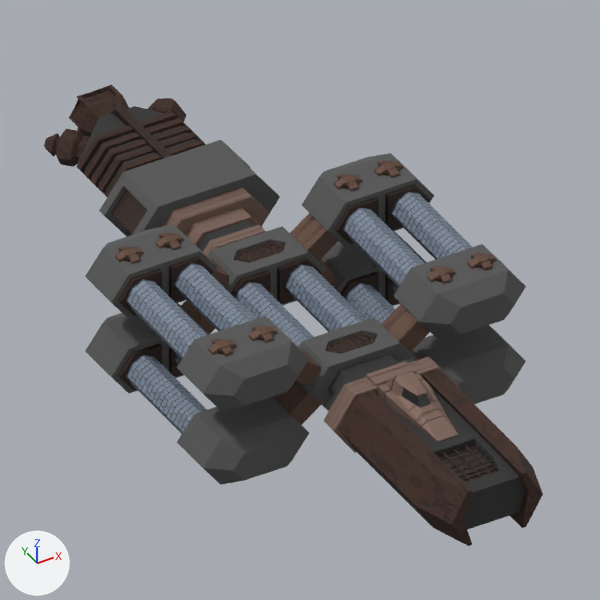
The Blender file Models/3.0_Cycles_ship_template.blend, before and after one commit.
Camera for both pictures: the file's camera 'Camera.002'. Every picture has the same lights, and +X, +Y and +Z are marked at lower left.
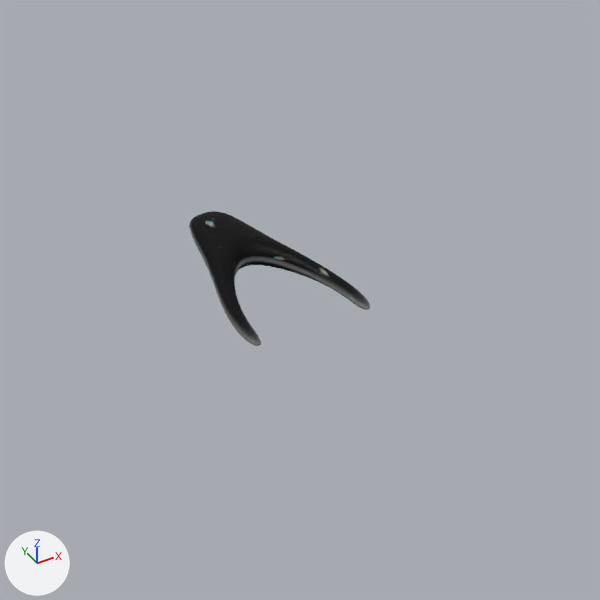
ob_empty is not drawn itself; it is used by a modifier of ob_cube_003, ob_cube_006, ob_cube_007, ob_cube_021, ob_cylinder, ob_cylinder_001, ob_cube_022, ob_cube_023.

Where the change shows, as pixel boxes [x1, y1, x2, y2] in the pictures (600 x 600 px):
'Cube.007', deleted: before [85, 153, 526, 485]
'Cube', reshaped, modifiers changed: before [99, 140, 280, 237]; after [189, 211, 370, 346]
'Cube.014', deleted: before [339, 369, 543, 546]
'Cube.008', deleted: before [126, 192, 472, 434]
'Cube.003', deleted: before [207, 226, 417, 411]
'Cube.009', deleted: before [174, 208, 424, 365]
'Cube.011', deleted: before [326, 357, 525, 530]
'Cube.006', deleted: before [181, 213, 430, 425]
'Cube.004', deleted: before [235, 265, 366, 347]
'Cube.018', deleted: before [76, 111, 206, 197]
'Cube.012', deleted: before [364, 361, 458, 442]
'Cube.005', deleted: before [162, 187, 269, 247]
'Cube.017', deleted: before [69, 85, 129, 137]
'Cube.013', deleted: before [324, 357, 460, 453]
'Cube.015', deleted: before [78, 106, 200, 191]
'Plane', deleted: before [44, 98, 186, 167]
'Cube.022', deleted: before [156, 173, 456, 343]
'Cube.023', deleted: before [115, 160, 496, 357]
'Cube.021', deleted: before [234, 242, 377, 354]
'Cube.010', deleted: before [328, 354, 397, 395]
'Cube.019', deleted: before [110, 107, 172, 159]
'Cube.002', deleted: before [203, 225, 266, 256]
'Cube.020', deleted: before [440, 445, 498, 482]
'Cube.001', deleted: before [198, 220, 254, 252]
'Cube.016', deleted: before [75, 136, 90, 163]
'Cylinder.001', deleted: before [119, 161, 492, 354]
'Cylinder', deleted: before [160, 177, 451, 341]
part 1 of me_cube_001, cut back: before [99, 140, 280, 237]; after [189, 211, 370, 346]

Edits to the bpy script that builds the scene:
```text
Add mat_material:
    mat_material = bpy.data.materials.new('Material')
    # nodes: BsdfPrincipled, Displacement, Math, Mix, OutputMaterial, SeparateXYZ, TexCoord, TexNoise, TexVoronoi, ValToRGB
    # colours: white #ffffff, grey #808080, black #000000, cyan #00ffea, orange #ff9400, cyan #00d4ea, red #d30009
Change me_cube_001:
    remove me_cube_001.from_pydata(...)  # 36 vertices, 34 faces; spans x -18.1..18.1, y 19.7..34.7, z -8.0..8.0
    remove me_cube_001.materials.append(mat_base_002)  # grey #6f6f6f
    remove me_cube_001.materials.append(mat_base_003)  # brown #534641
    add me_cube_001.from_pydata(...)  # 20 vertices, 16 faces; spans x 0.0..15.6, y -27.9..22.8, z -3.0..3.0
    me_cube_001 part 1: the whole mesh is rebuilt
    me_cube_001 part 2: the surface is now shaded smooth
    add me_cube_001.materials.append(mat_material)
Change ob_cube:
    remove _m = ob_cube.modifiers.new('Bevel', 'BEVEL')
    remove _m.segments = 3
    add _m = ob_cube.modifiers.new('Mirror', 'MIRROR')
    add _m.use_clip = True
    add _m = ob_cube.modifiers.new('Subdivision', 'SUBSURF')
    add _m.levels = 3
    add _m.render_levels = 3
Remove ob_cube_001:
    ob_cube_001 = bpy.data.objects.new('Cube.001', me_cube_002)
Remove ob_cube_002:
    ob_cube_002 = bpy.data.objects.new('Cube.002', me_cube_003)
Remove ob_cube_003:
    ob_cube_003 = bpy.data.objects.new('Cube.003', me_cube_004)
Remove ob_cube_004:
    ob_cube_004 = bpy.data.objects.new('Cube.004', me_cube_005)
Remove ob_cube_006:
    ob_cube_006 = bpy.data.objects.new('Cube.006', me_cube_007)
Remove ob_cube_007:
    ob_cube_007 = bpy.data.objects.new('Cube.007', me_cube_008)
Remove ob_cube_008:
    ob_cube_008 = bpy.data.objects.new('Cube.008', me_cube_009)
Remove ob_cube_009:
    ob_cube_009 = bpy.data.objects.new('Cube.009', me_cube_010)
Remove ob_empty:
    ob_empty = bpy.data.objects.new('Empty', None)
Remove ob_cube_005:
    ob_cube_005 = bpy.data.objects.new('Cube.005', me_cube_011)
Remove ob_cube_010:
    ob_cube_010 = bpy.data.objects.new('Cube.010', me_cube_012)
Remove ob_cube_011:
    ob_cube_011 = bpy.data.objects.new('Cube.011', me_cube_013)
Remove ob_cube_012:
    ob_cube_012 = bpy.data.objects.new('Cube.012', me_cube_014)
Remove ob_cube_013:
    ob_cube_013 = bpy.data.objects.new('Cube.013', me_cube_015)
Remove ob_cube_014:
    ob_cube_014 = bpy.data.objects.new('Cube.014', me_cube_016)
Remove ob_cube_015:
    ob_cube_015 = bpy.data.objects.new('Cube.015', me_cube_017)
Remove ob_cube_016:
    ob_cube_016 = bpy.data.objects.new('Cube.016', me_cube_018)
Remove ob_cube_017:
    ob_cube_017 = bpy.data.objects.new('Cube.017', me_cube_019)
Remove ob_plane:
    ob_plane = bpy.data.objects.new('Plane', me_plane)
Remove ob_cube_018:
    ob_cube_018 = bpy.data.objects.new('Cube.018', me_cube_020)
Remove ob_cube_019:
    ob_cube_019 = bpy.data.objects.new('Cube.019', me_cube_021)
Remove ob_cube_020:
    ob_cube_020 = bpy.data.objects.new('Cube.020', me_cube_022)
Remove ob_cube_021:
    ob_cube_021 = bpy.data.objects.new('Cube.021', me_cube_023)
Change ob_cylinder:
    where _m = ob_cylinder.modifiers.new('Mirror', 'MIRROR')
    remove _m.mirror_object = ob_empty
Change ob_cylinder_001:
    where _m = ob_cylinder_001.modifiers.new('Mirror', 'MIRROR')
    remove _m.mirror_object = ob_empty
Remove ob_cube_022:
    ob_cube_022 = bpy.data.objects.new('Cube.022', me_cube_024)
Remove ob_cube_023:
    ob_cube_023 = bpy.data.objects.new('Cube.023', me_cube_025)
```
